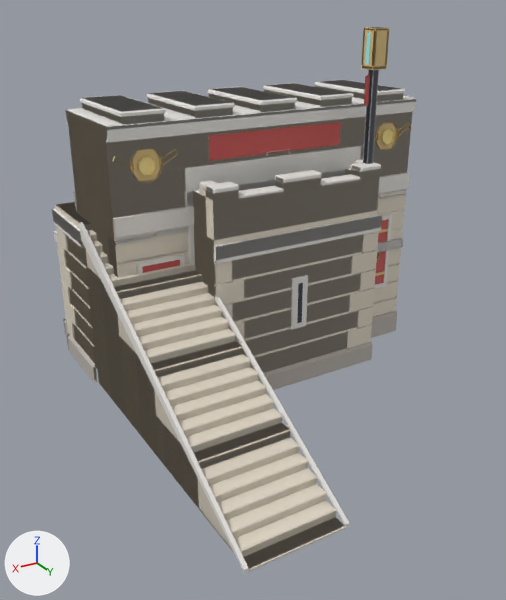
An edit to the glTF model assets/generated/world/m2w1_world_kit.glb, drawn before and after from the same camera.
Rendered twice from a 50 mm lens placed at (8.68, 14.61, 8.63), pointed at (1.12, 2.0, 2.33). Every picture has the same lights, and +X, +Y and +Z are marked at lower left. The older version comes first.

Before the edit, the objects in view are built like this:
```python
me_gate = bpy.data.meshes.new('gate')
me_gate.from_pydata(...)  # 1456 vertices, 1892 faces; spans x -4.0..4.0, y -1.32..1.33, z 0.0..6.6
me_gate.materials.append(mat_defaultmaterial)
me_gate_lod1 = bpy.data.meshes.new('gate_lod1')
me_gate_lod1.from_pydata(...)  # 160 vertices, 136 faces; spans x -4.0..4.0, y -1.32..1.32, z 0.0..6.6
me_gate_lod1.materials.append(mat_defaultmaterial_001)
me_watchtower_lod1 = bpy.data.meshes.new('watchtower_lod1')
me_watchtower_lod1.from_pydata(...)  # 166 vertices, 186 faces; spans x -2.3..4.3, y -2.3..7.0, z 0.0..8.05
me_watchtower_lod1.materials.append(mat_defaultmaterial_007)
ob_gate = bpy.data.objects.new('gate', me_gate)
ob_gate.location = (0.0, 0.0, 0.0)
ob_gate_lod1 = bpy.data.objects.new('gate_lod1', me_gate_lod1)
ob_gate_lod1.location = (0.0, 0.0, 0.0)
ob_watchtower_lod1 = bpy.data.objects.new('watchtower_lod1', me_watchtower_lod1)
ob_watchtower_lod1.location = (0.0, 0.0, 0.0)
# also in view: 'watchtower' at (1.0, 2.35, 4.03)
```
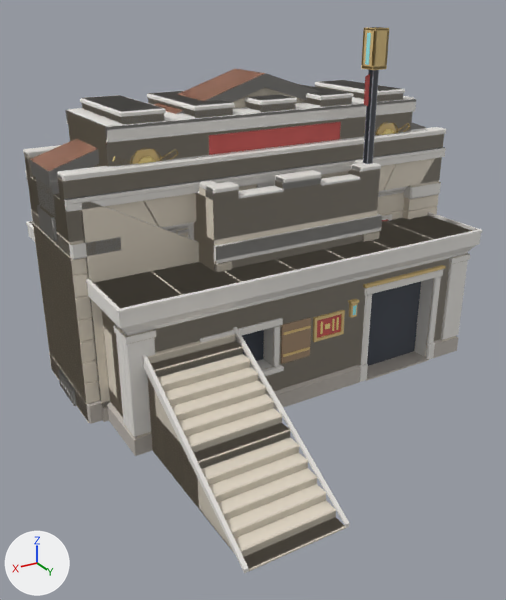
Pixel boxes [x1, y1, x2, y2] of what changed, in the pictures (506 x 600 px):
'barracks', added: after [26, 212, 482, 456]
'aqueduct_span', added: after [23, 127, 446, 424]
'barracks_lod1', added: after [32, 215, 472, 438]
'aqueduct_ramp', added: after [81, 202, 199, 422]
'aqueduct_span_lod1', added: after [24, 134, 445, 423]
'pediment_front', added (mostly hidden): after [30, 68, 426, 405]
'pediment_front_lod1', added (mostly hidden): after [36, 88, 304, 406]
'aqueduct_ramp_lod1', added (mostly hidden): after [81, 213, 100, 393]
'watchtower_lod1', unchanged, covered by the edit: before [52, 27, 389, 571]; after [147, 27, 389, 571]
'gate', unchanged, covered by the edit: before [66, 80, 416, 367]; after [66, 80, 415, 240]

What changed in the scene script:
```text
Add mat_defaultmaterial_015:
    mat_defaultmaterial_015 = bpy.data.materials.new('DefaultMaterial.015')
    mat_defaultmaterial_015.use_nodes = True; mat_defaultmaterial_015.node_tree.nodes.clear()
    _N = mat_defaultmaterial_015.node_tree.nodes; _L = mat_defaultmaterial_015.node_tree.links
    n0 = _N.new('ShaderNodeOutputMaterial'); n0.name = 'Material Output'
    n1 = _N.new('ShaderNodeBsdfPrincipled'); n1.name = 'Principled BSDF'
    n2 = _N.new('ShaderNodeVertexColor'); n2.name = 'Color Attribute'
    _L.new(n1.outputs[0], n0.inputs[0])  # 'BSDF' to 'Surface'
    _L.new(n2.outputs[0], n1.inputs[0])  # 'Color' to 'Base Color'
Add mat_defaultmaterial_014:
    mat_defaultmaterial_014 = bpy.data.materials.new('DefaultMaterial.014')
    mat_defaultmaterial_014.use_nodes = True; mat_defaultmaterial_014.node_tree.nodes.clear()
    _N = mat_defaultmaterial_014.node_tree.nodes; _L = mat_defaultmaterial_014.node_tree.links
    n0 = _N.new('ShaderNodeOutputMaterial'); n0.name = 'Material Output'
    n1 = _N.new('ShaderNodeBsdfPrincipled'); n1.name = 'Principled BSDF'
    n2 = _N.new('ShaderNodeVertexColor'); n2.name = 'Color Attribute'
    _L.new(n1.outputs[0], n0.inputs[0])  # 'BSDF' to 'Surface'
    _L.new(n2.outputs[0], n1.inputs[0])  # 'Color' to 'Base Color'
Add ob_pediment_front_lod1:
    ob_pediment_front_lod1 = bpy.data.objects.new('pediment_front_lod1', me_pediment_front_lod1)  # 154 vertices, 166 faces; spans x -5.06..5.06, y -0.68..0.68, z 0.0..7.1
    ob_pediment_front_lod1.location = (0.0, 0.0, 0.0)
Add ob_pediment_front:
    ob_pediment_front = bpy.data.objects.new('pediment_front', me_pediment_front)  # 1226 vertices, 1674 faces; spans x -5.07..5.07, y -0.7..0.7, z 0.03..7.1
    ob_pediment_front.location = (0.0, 0.0, 0.0)
Add ob_barracks_lod1:
    ob_barracks_lod1 = bpy.data.objects.new('barracks_lod1', me_barracks_lod1)  # 112 vertices, 76 faces; spans x -4.7..4.7, y -3.2..3.2, z 0.0..3.3
    ob_barracks_lod1.location = (0.0, 0.0, 0.0)
Add ob_barracks:
    ob_barracks = bpy.data.objects.new('barracks', me_barracks)  # 1212 vertices, 1508 faces; spans x -4.75..4.75, y -3.25..3.25, z 0.0..3.38
    ob_barracks.location = (0.0, 0.0, 0.0)
Add ob_aqueduct_span_lod1:
    ob_aqueduct_span_lod1 = bpy.data.objects.new('aqueduct_span_lod1', me_aqueduct_span_lod1)  # 48 vertices, 58 faces; spans x -5.0..5.0, y -1.5..1.5, z 0.0..5.5
    ob_aqueduct_span_lod1.location = (0.0, 0.0, 0.0)
Add ob_aqueduct_span:
    ob_aqueduct_span = bpy.data.objects.new('aqueduct_span', me_aqueduct_span)  # 610 vertices, 776 faces; spans x -5.0..5.0, y -1.51..1.51, z 0.03..5.56
    ob_aqueduct_span.location = (0.0, 0.0, 0.0)
Add ob_aqueduct_ramp_lod1:
    ob_aqueduct_ramp_lod1 = bpy.data.objects.new('aqueduct_ramp_lod1', me_aqueduct_ramp_lod1)  # 10 vertices, 6 faces; spans x -4.7..4.7, y -1.45..1.45, z 0.0..5.03
    ob_aqueduct_ramp_lod1.location = (0.0, 0.0, 0.0)
Add ob_aqueduct_ramp:
    ob_aqueduct_ramp = bpy.data.objects.new('aqueduct_ramp', me_aqueduct_ramp)  # 180 vertices, 178 faces; spans x -4.7..4.7, y -1.54..1.54, z 0.0..5.08
    ob_aqueduct_ramp.location = (0.0, 0.0, 0.0)
```
